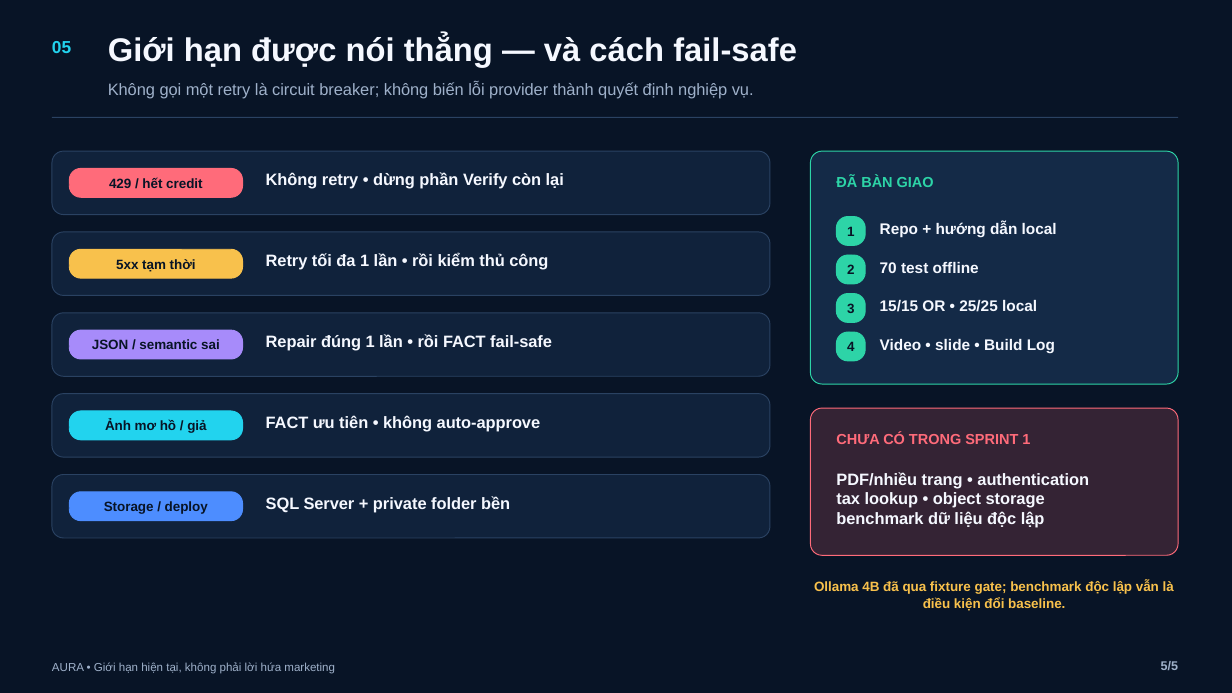
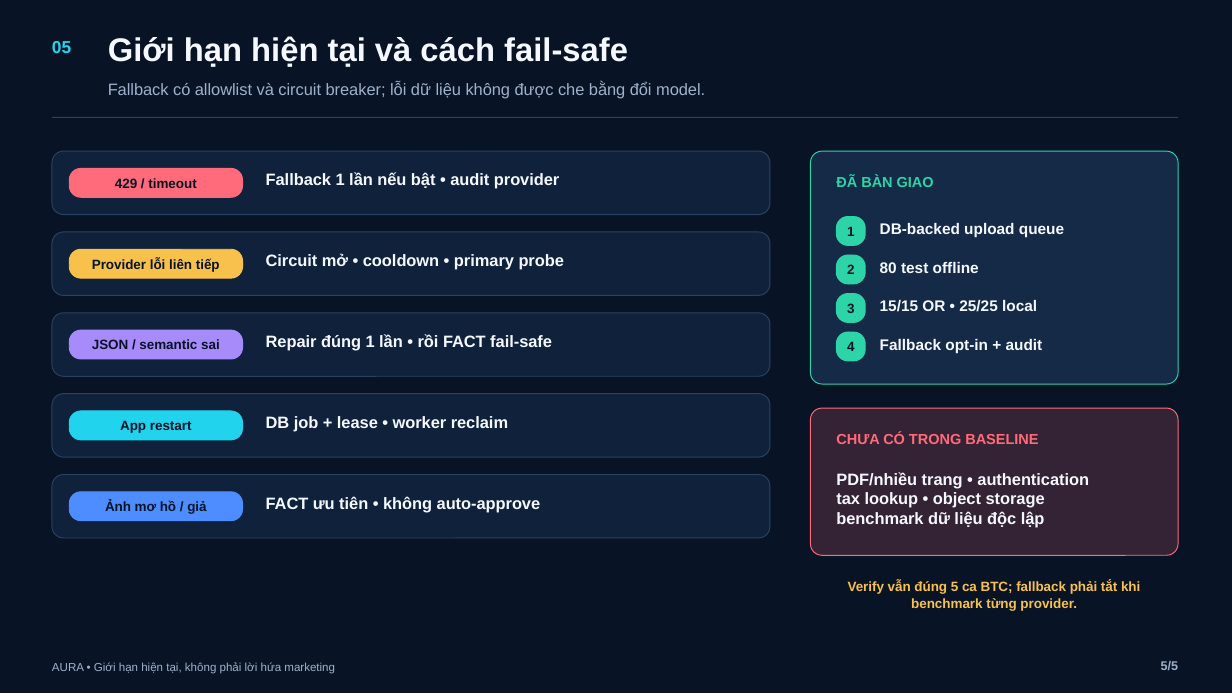
Before and after one commit to BondPhuPhamzZ/AURA, a slide deck: slide 5 of AURA/submission/AURA_5_SLIDES.pptx. Drawn at 1232x693 pixels with LibreOffice and Linux fonts; fonts in the diff are those of the drawing. Boxes give left, top, right and bottom in pixels: in the first picture for what was removed or moved away, otherwise in the second. Text is boxed around its words. In the diff, an @@ line names an element or a change of style, - is before the commit and + after.

```diff
--- a/AURA/submission/AURA_5_SLIDES.pptx
+++ b/AURA/submission/AURA_5_SLIDES.pptx
@@ text at (108,36,628,67): text changed @@
-Giới hạn được nói thẳng — và cách fail-safe
+Giới hạn hiện tại và cách fail-safe
@@ text at (108,81,705,98): text changed @@
-Không gọi một retry là circuit breaker; không biến lỗi provider thành quyết định nghiệp vụ.
+Fallback có allowlist và circuit breaker; lỗi dữ liệu không được che bằng đổi model.
@@ text in rounded rectangle at (115,178,196,188): text changed @@
-429 / hết credit
+429 / timeout
@@ text at (266,172,559,189): text changed @@
-Không retry • dừng phần Verify còn lại
+Fallback 1 lần nếu bật • audit provider
@@ text at (880,223,1064,238): text changed @@
-Repo + hướng dẫn local
+DB-backed upload queue
@@ text in rounded rectangle at (92,258,220,272): text changed @@
-5xx tạm thời
+Provider lỗi liên tiếp
@@ text at (266,253,564,270): text changed @@
-Retry tối đa 1 lần • rồi kiểm thủ công
+Circuit mở • cooldown • primary probe
@@ text at (880,262,979,273): text changed @@
-70 test offline
+80 test offline
@@ text at (880,339,1043,353): text changed @@
-Video • slide • Build Log
+Fallback opt-in + audit
@@ rounded rectangle added at (69,411,243,440), fill #22D3EE, outline #22D3EE 0.75 pt, 10.5 pt, text #081426, bold @@
+App restart
@@ text added at (266,416,508,431), 12.8 pt, text #F5F8FF, bold @@
+DB job + lease • worker reclaim
@@ text at (836,433,1038,444): text changed @@
-CHƯA CÓ TRONG SPRINT 1
+CHƯA CÓ TRONG BASELINE
@@ rounded rectangle "Ảnh mơ hồ / giả": place and size @@
-rounded rectangle "Ảnh mơ hồ / giả" at (69,411,243,440)
+rounded rectangle "Ảnh mơ hồ / giả" at (69,492,243,520)
@@ rounded rectangle "Ảnh mơ hồ / giả" at (69,492,243,520): fill #22D3EE to #4D8DFF; outline #22D3EE 0.75 pt to #4D8DFF 0.75 pt @@
@@ rounded rectangle removed at (69,492,243,520) @@
-Storage / deploy
@@ text "FACT ưu tiên • không ...": place and size @@
-text "FACT ưu tiên • không ..." at (266,415,541,431)
+text "FACT ưu tiên • không ..." at (266,496,541,512)
@@ text removed at (266,496,510,512) @@
-SQL Server + private folder bền
@@ text at (848,581,1140,611): text changed @@
-Ollama 4B đã qua fixture gate; benchmark độc lập vẫn là điều kiện đổi baseline.
+Verify vẫn đúng 5 ca BTC; fallback phải tắt khi benchmark từng provider.
```
Also in this commit, not shown: 4 other slides changed, 16 other files.
